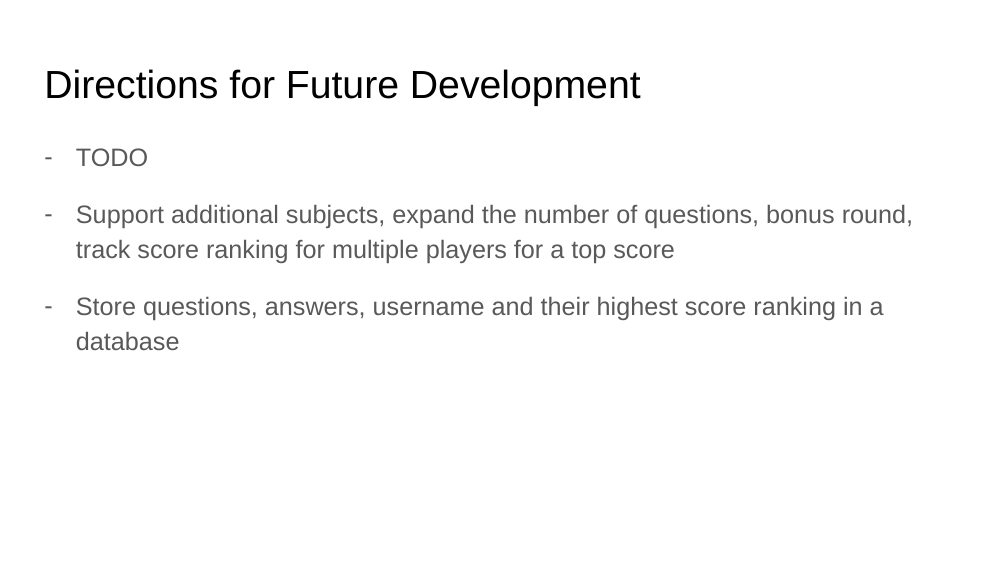
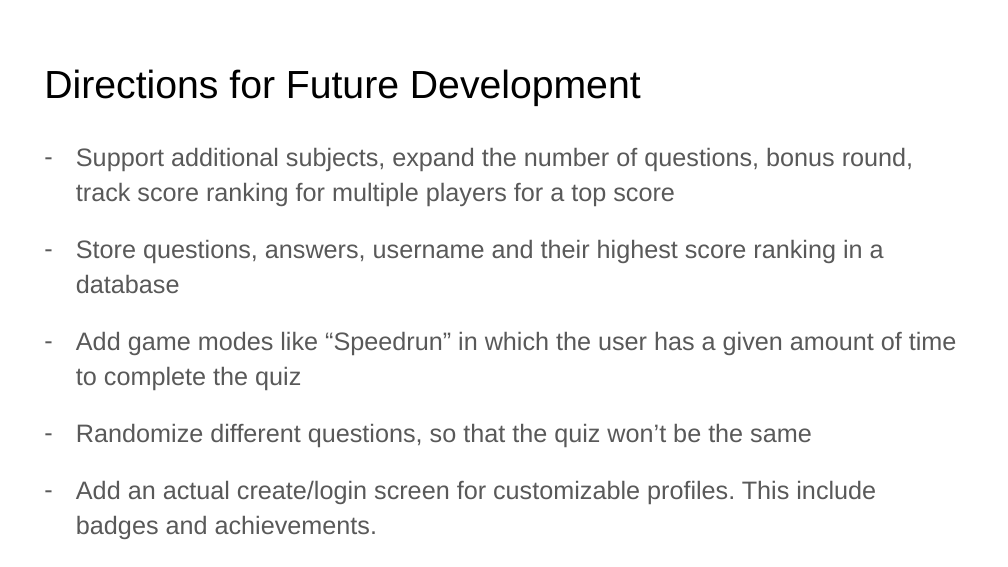
Before and after one commit to clintsrc/nerd-trivia, a slide deck: slide 7 of assets/slides/Project Presentation.pptx (slide 6 before the commit). Drawn at 1008x567 pixels with LibreOffice and Linux fonts; fonts in the diff are those of the drawing. Boxes give left, top, right and bottom in pixels: in the first picture for what was removed or moved away, otherwise in the second. Text is boxed around its words. In the diff, an @@ line names an element or a change of style, - is before the commit and + after.

```diff
--- a/assets/slides/Project Presentation.pptx
+++ b/assets/slides/Project Presentation.pptx
@@ text at (76,148,148,166): paragraph removed @@
-– TODO
@@ text at (76,331,957,539): paragraphs added @@
+– Add game modes like “Speedrun” in which the user has a given amount of time to complete the quiz
+– Randomize different questions, so that the quiz won’t be the same
+– Add an actual create/login screen for customizable profiles. This include badges and achievements.
```
Also in this commit, not shown: 5 other slides changed, 3 slides added, 1 slide removed, 4 other files.
